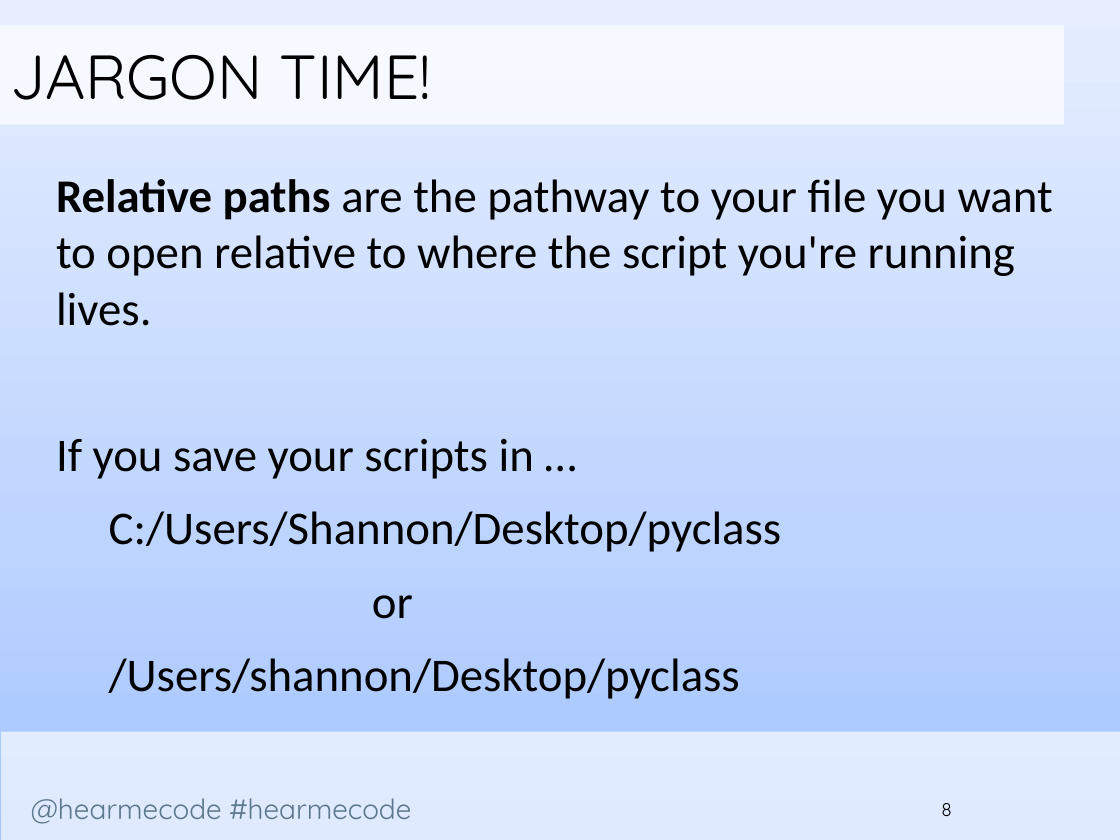
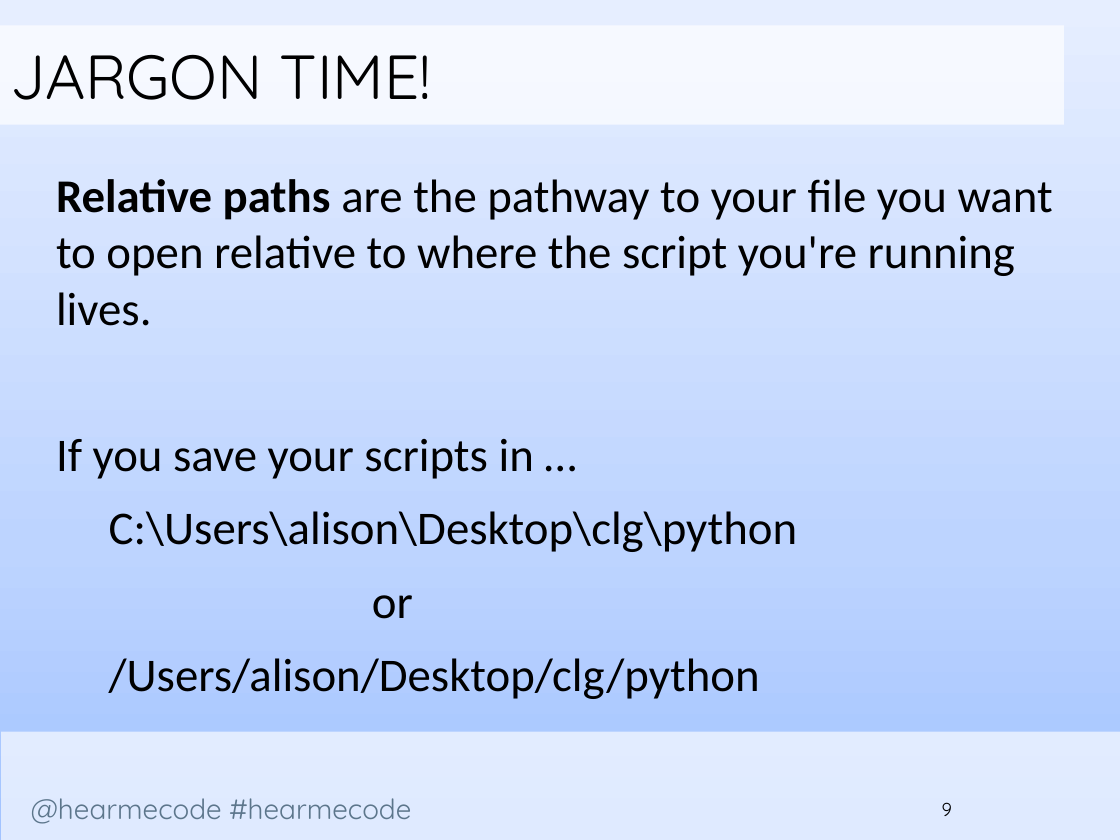
Before and after one commit to codelikeagirlcny/python-lessons-cny, a slide deck: slide 9 of slides/Lesson 3/Hear Me Code - File Handling and Dictionaries.pptx (slide 8 before the commit). Drawn at 1120x840 pixels with LibreOffice and Linux fonts; fonts in the diff are those of the drawing; background and template pictures are left out. Boxes give left, top, right and bottom in pixels: in the first picture for what was removed or moved away, otherwise in the second. Text is boxed around its words. In the diff, an @@ line names an element or a change of style, - is before the commit and + after.

```diff
--- a/slides/Lesson 3/Hear Me Code - File Handling and Dictionaries.pptx
+++ b/slides/Lesson 3/Hear Me Code - File Handling and Dictionaries.pptx
@@ text at [109, 511, 798, 552]: text changed @@
-C:/Users/Shannon/Desktop/pyclass
+C:\Users\alison\Desktop\clg\python
@@ text at [109, 658, 760, 699]: text changed @@
-/Users/shannon/Desktop/pyclass
+/Users/alison/Desktop/clg/python
@@ page number at [942, 802, 952, 816]: text changed @@
-8
+9
```
Also in this commit, not shown: 23 other slides changed, 1 slide added, 1 other file.
